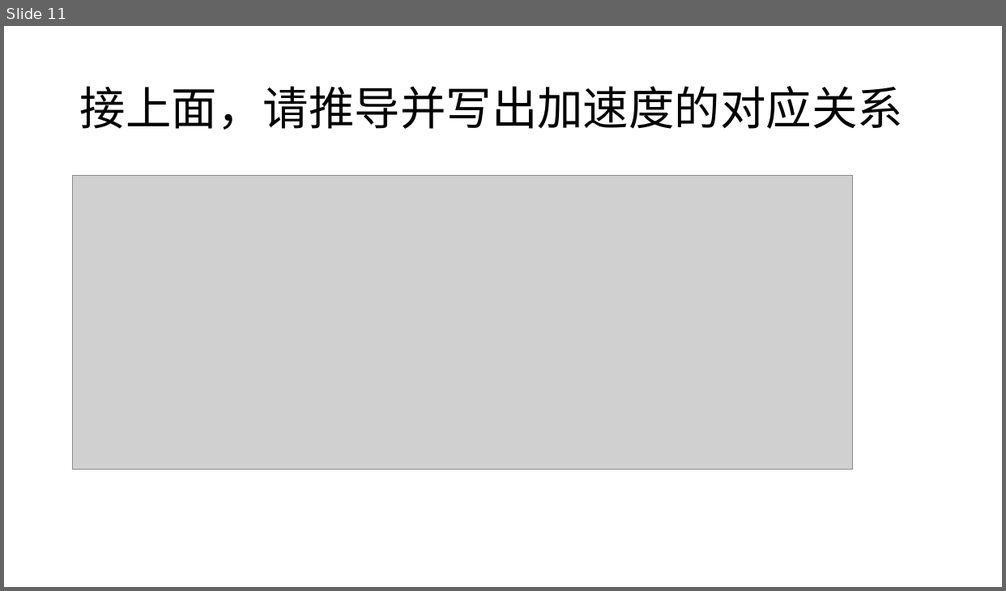
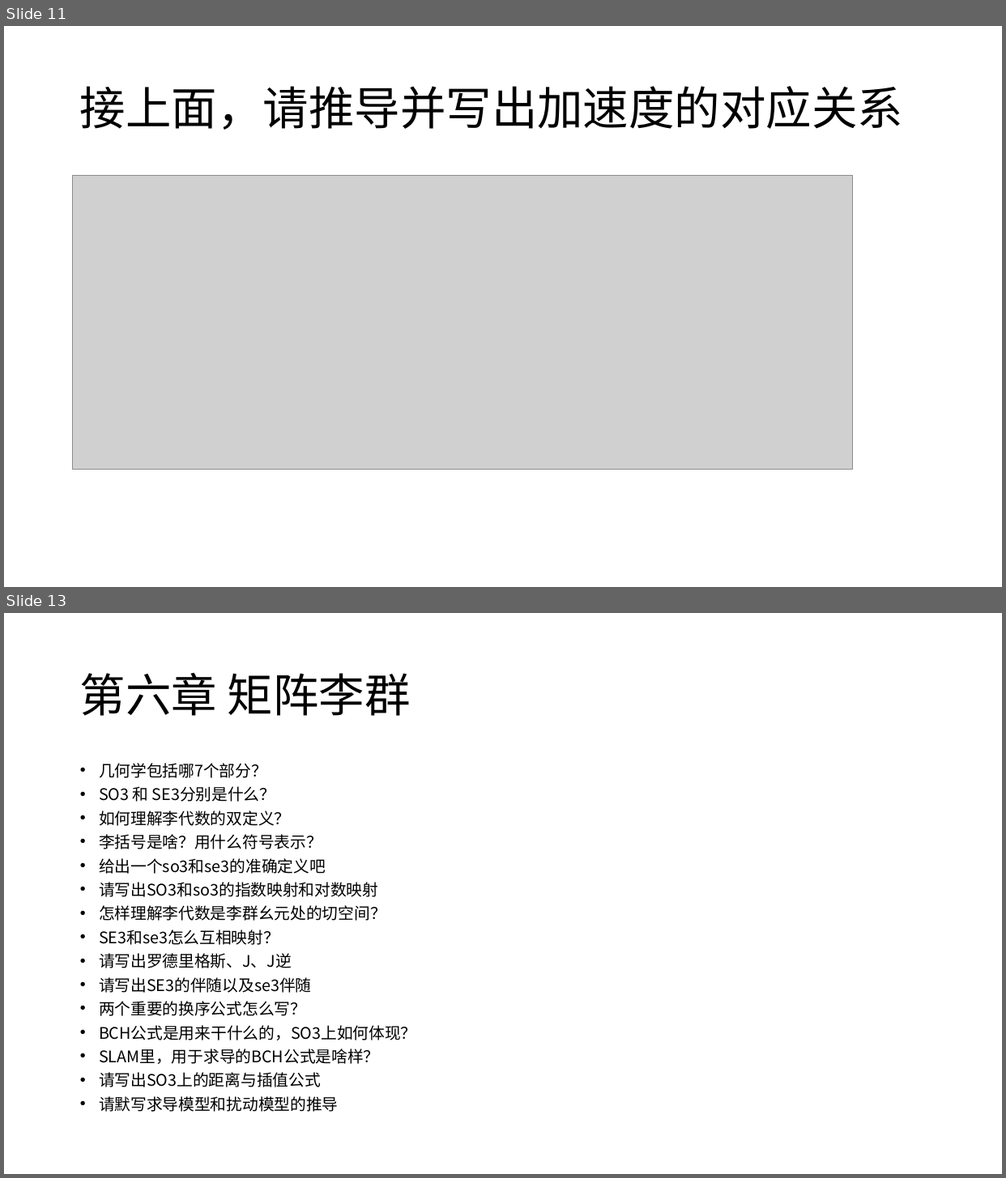
Before and after one commit to CR7dongfeng/State-Estimation, a slide deck: 3D知识清单.pptx. Shown one above the other, each under a label of ours: slide 11 before the commit, slides 11 and 13 after it; the slides between them are not shown. The pictures are 1006x591 and 1006x1178 pixels, drawn with LibreOffice and Linux fonts; fonts in the diff are those of the drawing; grey boxes stand for pictures. Boxes give left, top, right and bottom in pixels: in the first picture for what was removed or moved away, otherwise in the second. Text is boxed around its words. In the diff, an @@ line names an element or a change of style, - is before the commit and + after.

```diff
--- a/3D知识清单.pptx
+++ b/3D知识清单.pptx
@@ slide 13 added at [4,613,1002,1174], background #FFFFFF @@
@@ title added at [80,673,411,716], 44 pt, text #000000 @@
+第六章 矩阵李群
@@ text added at [99,763,417,1112], 15.4 pt, text #000000 @@
+• 几何学包括哪7个部分？
+• SO3 和 SE3分别是什么？
+• 如何理解李代数的双定义？
+• 李括号是啥？用什么符号表示？
+• 给出一个so3和se3的准确定义吧
+• 请写出SO3和so3的指数映射和对数映射
+• 怎样理解李代数是李群幺元处的切空间？
+• SE3和se3怎么互相映射？
+• 请写出罗德里格斯、J、J逆
+• 请写出SE3的伴随以及se3伴随
+• 两个重要的换序公式怎么写？
+• BCH公式是用来干什么的，SO3上如何体现？
+• SLAM里，用于求导的BCH公式是啥样？
+• 请写出SO3上的距离与插值公式
+• 请默写求导模型和扰动模型的推导
```
Also in this commit, not shown: 2 slides changed, 16 other slides added.
